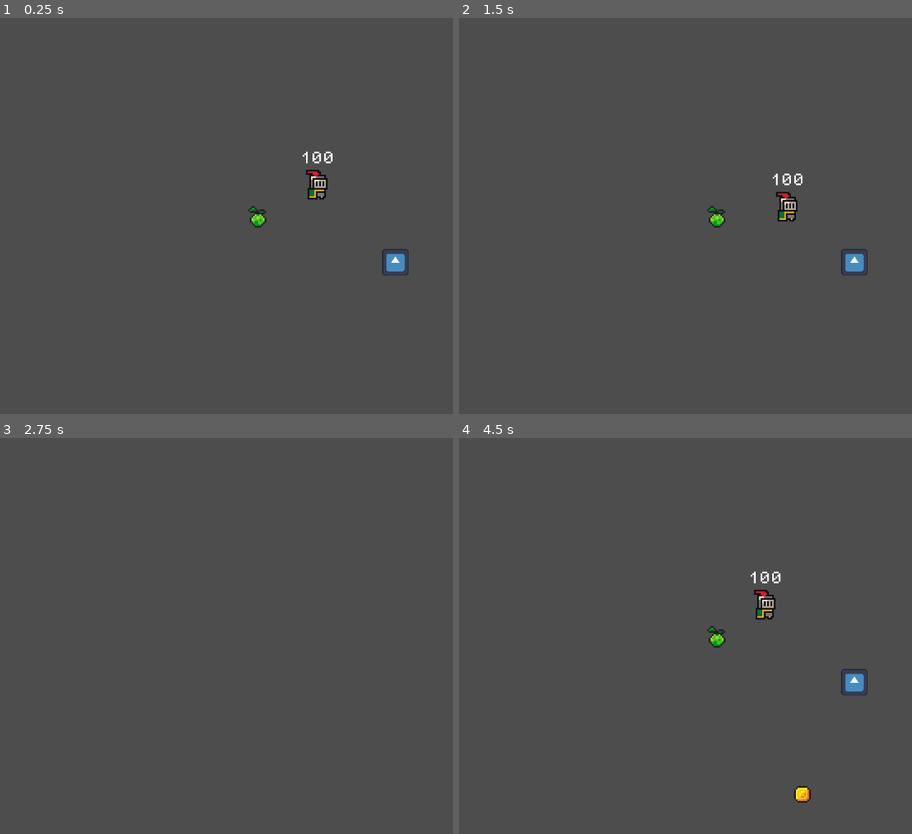
Above: before the commit, frames 1-4 (two rows, left to right).
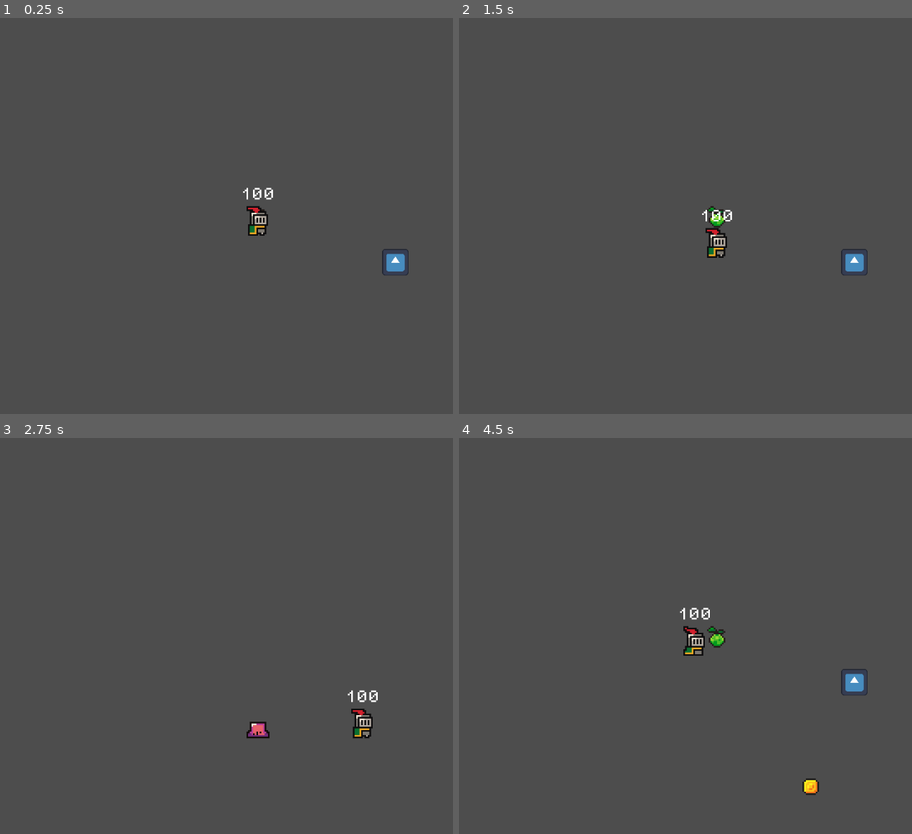
Above: after the commit, the same moments.

Repository: Manas-Goyal-1/The-Last-Five
Game: Godot game, scene res://scenes/game.tscn
The game is run twice, just before and just after one commit, with the same random seed, the same clock (stepped at 60 frames per second) and the same inputs. The engine's default icon, where the game draws it, is replaced by a stand-in: a white triangle on a blue panel in a dark square.
Inputs (mouse positions are in pixels of both pictures, inside the frame that each line leads up to):
- Up to frame 1 (0.25 s): no input
- Up to frame 2 (1.5 s): move the mouse to (844, 196) at 0.52 s; hold D (right) 0.53-1.28 s; click (844, 196) at 0.6 s; move the mouse to (603, 235) at 1.27 s; hold S (down) from 1.28 s (still down); click (603, 235) at 1.35 s
- Up to frame 3 (2.75 s): move the mouse to (317, 548) at 2.02 s; release S (down) at 2.03 s; hold D (right) from 2.03 s (still down); click (317, 548) at 2.1 s
- Up to frame 4 (4.5 s): move the mouse to (690, 715) at 2.77 s; release D (right) at 2.78 s; hold W (up) 2.78-3.53 s; click (690, 715) at 2.85 s; move the mouse to (889, 695) at 3.52 s; hold A (left) from 3.53 s (still down); click (889, 695) at 3.6 s; move the mouse to (545, 576) at 4.27 s; click (545, 576) at 4.35 s

The runs differ from the first frame. In frame 1, 0.7% of the frame differs, in the area x 53-74%, y 33-55%; in frame 2, 0.7%; in frame 3, 0.6%; in frame 4, 1.0%, in the area x 48-80%, y 33-93%.

Commit message:
Fixed zombie animation

Diff:
--- a/scenes/bunker.tscn
+++ b/scenes/bunker.tscn
@@ -1,3 +1,52 @@
-[gd_scene format=3 uid="uid://bieueg3gj7nt2"]
+[gd_scene load_steps=7 format=3 uid="uid://bieueg3gj7nt2"]
+
+[ext_resource type="Texture2D" uid="uid://dboldep3kdw74" path="res://assets/sprites/slime_purple.png" id="1_764y3"]
+
+[sub_resource type="AtlasTexture" id="AtlasTexture_ewk1p"]
+atlas = ExtResource("1_764y3")
+region = Rect2(0, 0, 24, 24)
+
+[sub_resource type="AtlasTexture" id="AtlasTexture_cyfgi"]
+atlas = ExtResource("1_764y3")
+region = Rect2(24, 0, 24, 24)
+
+[sub_resource type="AtlasTexture" id="AtlasTexture_7c24m"]
+atlas = ExtResource("1_764y3")
+region = Rect2(48, 0, 24, 24)
+
+[sub_resource type="AtlasTexture" id="AtlasTexture_hk1w7"]
+atlas = ExtResource("1_764y3")
+region = Rect2(72, 0, 24, 24)
+
+[sub_resource type="SpriteFrames" id="SpriteFrames_tyiie"]
+animations = [{
+"frames": [{
+"duration": 1.0,
+"texture": SubResource("AtlasTexture_ewk1p")
+}, {
+"duration": 1.0,
+"texture": SubResource("AtlasTexture_cyfgi")
+}, {
+"duration": 1.0,
+"texture": SubResource("AtlasTexture_7c24m")
+}, {
+"duration": 1.0,
+"texture": SubResource("AtlasTexture_hk1w7")
+}],
+"loop": true,
+"name": &"default",
+"speed": 5.0
+}]
 
 [node name="Bunker" type="Node2D"]
+
+[node name="NPCs" type="Node2D" parent="."]
+position = Vector2(0, 50)
+
+[node name="NPC1" type="AnimatedSprite2D" parent="NPCs"]
+sprite_frames = SubResource("SpriteFrames_tyiie")
+autoplay = "default"
+frame = 3
+frame_progress = 0.964065
+
+[node name="Background" type="Sprite2D" parent="."]
--- a/scenes/game.tscn
+++ b/scenes/game.tscn
@@ -1,8 +1,9 @@
-[gd_scene load_steps=4 format=3 uid="uid://bvbdair2vutn0"]
+[gd_scene load_steps=5 format=3 uid="uid://bvbdair2vutn0"]
 
 [ext_resource type="PackedScene" uid="uid://btck767c7bidv" path="res://scenes/outside.tscn" id="1_uwrxv"]
-[ext_resource type="Script" uid="uid://bto3uwsltsvkn" path="res://scenes/game_manager.gd" id="1_yqjtg"]
+[ext_resource type="Script" uid="uid://bto3uwsltsvkn" path="res://scripts/game_manager.gd" id="1_yqjtg"]
 [ext_resource type="PackedScene" uid="uid://bieueg3gj7nt2" path="res://scenes/bunker.tscn" id="3_lnu2h"]
+[ext_resource type="PackedScene" uid="uid://bia26am5wiknn" path="res://scenes/player.tscn" id="4_lbhrr"]
 
 [node name="Game" type="Node2D"]
 
@@ -12,3 +13,5 @@
 [node name="Outside" parent="." instance=ExtResource("1_uwrxv")]
 
 [node name="Bunker" parent="." instance=ExtResource("3_lnu2h")]
+
+[node name="Player" parent="." instance=ExtResource("4_lbhrr")]
--- a/scenes/outside.tscn
+++ b/scenes/outside.tscn
@@ -1,6 +1,5 @@
-[gd_scene load_steps=7 format=3 uid="uid://btck767c7bidv"]
+[gd_scene load_steps=6 format=3 uid="uid://btck767c7bidv"]
 
-[ext_resource type="PackedScene" uid="uid://bia26am5wiknn" path="res://scenes/player.tscn" id="1_p61qw"]
 [ext_resource type="Script" uid="uid://b46hp77qd8jhm" path="res://scripts/outside.gd" id="1_udpx5"]
 [ext_resource type="Texture2D" uid="uid://ddik8kauq6r2o" path="res://assets/sprites/fruit.png" id="3_udpx5"]
 [ext_resource type="PackedScene" uid="uid://cx04khn534qsj" path="res://scenes/weapon_1.tscn" id="4_7r1kg"]
@@ -24,13 +23,11 @@
 script = ExtResource("1_udpx5")
 
 [node name="ZombieSpawnerTimer" type="Timer" parent="."]
+wait_time = 1.5
 autostart = true
 
 [node name="Camera2D" type="Camera2D" parent="."]
 zoom = Vector2(3, 3)
-
-[node name="Player" parent="." instance=ExtResource("1_p61qw")]
-position = Vector2(36, -22)
 
 [node name="Source" type="AnimatedSprite2D" parent="."]
 sprite_frames = SubResource("SpriteFrames_lpxjy")
--- a/scenes/zombie.tscn
+++ b/scenes/zombie.tscn
@@ -1,7 +1,23 @@
-[gd_scene load_steps=9 format=3 uid="uid://t2akl2w8ulfh"]
+[gd_scene load_steps=17 format=3 uid="uid://t2akl2w8ulfh"]
 
 [ext_resource type="Texture2D" uid="uid://ix1sbjah125k" path="res://assets/sprites/slime_green.png" id="1_1vlb3"]
 [ext_resource type="Script" uid="uid://d3xwh5lo4m6rm" path="res://scripts/zombie.gd" id="1_httt1"]
+
+[sub_resource type="AtlasTexture" id="AtlasTexture_pjjxt"]
+atlas = ExtResource("1_1vlb3")
+region = Rect2(0, 48, 24, 24)
+
+[sub_resource type="AtlasTexture" id="AtlasTexture_7pfmu"]
+atlas = ExtResource("1_1vlb3")
+region = Rect2(24, 48, 24, 24)
+
+[sub_resource type="AtlasTexture" id="AtlasTexture_3fthk"]
+atlas = ExtResource("1_1vlb3")
+region = Rect2(48, 48, 24, 24)
+
+[sub_resource type="AtlasTexture" id="AtlasTexture_aetfh"]
+atlas = ExtResource("1_1vlb3")
+region = Rect2(72, 48, 24, 24)
 
 [sub_resource type="AtlasTexture" id="AtlasTexture_httt1"]
 atlas = ExtResource("1_1vlb3")
@@ -19,8 +35,41 @@
 atlas = ExtResource("1_1vlb3")
 region = Rect2(72, 24, 24, 24)
 
+[sub_resource type="AtlasTexture" id="AtlasTexture_jjlcg"]
+atlas = ExtResource("1_1vlb3")
+region = Rect2(0, 0, 24, 24)
+
+[sub_resource type="AtlasTexture" id="AtlasTexture_iblsu"]
+atlas = ExtResource("1_1vlb3")
+region = Rect2(24, 0, 24, 24)
+
+[sub_resource type="AtlasTexture" id="AtlasTexture_ida1p"]
+atlas = ExtResource("1_1vlb3")
+region = Rect2(48, 0, 24, 24)
+
+[sub_resource type="AtlasTexture" id="AtlasTexture_u6hpf"]
+atlas = ExtResource("1_1vlb3")
+region = Rect2(72, 0, 24, 24)
+
 [sub_resource type="SpriteFrames" id="SpriteFrames_pjjxt"]
 animations = [{
+"frames": [{
+"duration": 1.0,
+"texture": SubResource("AtlasTexture_pjjxt")
+}, {
+"duration": 1.0,
+"texture": SubResource("AtlasTexture_7pfmu")
+}, {
+"duration": 1.0,
+"texture": SubResource("AtlasTexture_3fthk")
+}, {
+"duration": 1.0,
+"texture": SubResource("AtlasTexture_aetfh")
+}],
+"loop": false,
+"name": &"hit",
+"speed": 10.0
+}, {
 "frames": [{
 "duration": 1.0,
 "texture": SubResource("AtlasTexture_httt1")
@@ -35,8 +84,25 @@
 "texture": SubResource("AtlasTexture_ycv6i")
 }],
 "loop": true,
-"name": &"idle",
-"speed": 5.0
+"name": &"move",
+"speed": 7.0
+}, {
+"frames": [{
+"duration": 1.0,
+"texture": SubResource("AtlasTexture_jjlcg")
+}, {
+"duration": 1.0,
+"texture": SubResource("AtlasTexture_iblsu")
+}, {
+"duration": 1.0,
+"texture": SubResource("AtlasTexture_ida1p")
+}, {
+"duration": 1.0,
+"texture": SubResource("AtlasTexture_u6hpf")
+}],
+"loop": false,
+"name": &"spawn",
+"speed": 7.0
 }]
 
 [sub_resource type="RectangleShape2D" id="RectangleShape2D_httt1"]
@@ -49,8 +115,8 @@
 z_index = -1
 position = Vector2(0, -6)
 sprite_frames = SubResource("SpriteFrames_pjjxt")
-animation = &"idle"
-autoplay = "idle"
+animation = &"hit"
+autoplay = "spawn"
 
 [node name="CollisionShape2D" type="CollisionShape2D" parent="."]
 position = Vector2(-0.1875, 0)
@@ -65,5 +131,6 @@
 [connection signal="area_exited" from="." to="." method="_on_area_exited"]
 [connection signal="body_entered" from="." to="." method="_on_body_entered"]
 [connection signal="body_exited" from="." to="." method="_on_body_exited"]
+[connection signal="animation_finished" from="AnimatedSprite2D" to="." method="_on_animated_sprite_2d_animation_finished"]
 [connection signal="timeout" from="PlayerAttackTimer" to="." method="_on_player_attack_timer_timeout"]
 [connection signal="timeout" from="WeaponAttackTimer" to="." method="_on_weapon_attack_timer_timeout"]
--- a/scenes/game_manager.gd
+++ b/scripts/game_manager.gd
@@ -2,7 +2,7 @@
 
 @onready var outside: Node2D = $"../Outside"
 @onready var bunker: Node2D = $"../Bunker"
-
+@onready var player: CharacterBody2D = $"../Player"
 
 func _ready() -> void:
 	show_outside()
@@ -17,12 +17,12 @@
 func show_bunker():
 	bunker.visible = true
 	outside.visible = false
-
+	player.to_bunker()
 	# Disable outside so the zombies and weapons and everysthing stops.
 	outside.process_mode = Node.PROCESS_MODE_DISABLED
 
 func show_outside():
 	bunker.visible = false
 	outside.visible = true
-
+	player.to_outside()
 	outside.process_mode = Node.PROCESS_MODE_INHERIT	# Enable outside again
--- a/scripts/player.gd
+++ b/scripts/player.gd
@@ -4,6 +4,7 @@
 const SPEED = 100
 const MAX_HEALTH = 100
 var health = MAX_HEALTH
+var is_outside
 
 @onready var animated_sprite = $AnimatedSprite2D # use this to change animation when moving
 @onready var health_label: Label = $Health	# Just temporary until we make a health bar
@@ -16,10 +17,12 @@
 		direction.x += 1
 	if Input.is_action_pressed("left"):
 		direction.x -= 1
-	if Input.is_action_pressed("down"):
-		direction.y += 1
-	if Input.is_action_pressed("up"):
-		direction.y -= 1
+
+	if is_outside:
+		if Input.is_action_pressed("down"):
+			direction.y += 1
+		if Input.is_action_pressed("up"):
+			direction.y -= 1
 
 	# velocity is built in
 	velocity = direction.normalized() * SPEED
@@ -34,3 +37,11 @@
 		health = 0
 
 	health_label.text = str(health)
+
+func to_bunker():
+	is_outside = false
+	position = Vector2(0,50)
+
+func to_outside():
+	is_outside = true
+	position = Vector2.ZERO
--- a/scripts/projectile.gd
+++ b/scripts/projectile.gd
@@ -1,7 +1,7 @@
 extends Area2D
 
 const DAMAGE = 10
-const SPEED = 300
+const SPEED = 275
 var target: Vector2
 
 
--- a/scripts/zombie.gd
+++ b/scripts/zombie.gd
@@ -3,6 +3,8 @@
 const SPEED = 20
 const MAX_HEALTH = 20
 var health = MAX_HEALTH
+@onready var animated_sprite: AnimatedSprite2D = $AnimatedSprite2D
+
 var target
 
 # Player Damage stuff
@@ -15,18 +17,31 @@
 var weapon
 @onready var weapon_attack_timer: Timer = $WeaponAttackTimer
 
+
 # Momvement
 func _process(delta: float) -> void:
 	var direction = target - position
+
+	if direction.x > 0:
+		animated_sprite.flip_h = false
+	else:
+		animated_sprite.flip_h = true
+
 	# velocity is built in
 	var velocity = direction.normalized() * SPEED
 	self.position += velocity * delta
 
 
 func take_damage(damage):
+	animated_sprite.play("hit")
 	health -= damage
 	if health <= 0:
 		queue_free()
+
+
+func _on_animated_sprite_2d_animation_finished() -> void:
+	animated_sprite.play("move")
+
 
 # To damage the player
 func _on_body_entered(body: Node2D) -> void:
Renamed: scenes/game_manager.gd.uid -> scripts/game_manager.gd.uid
